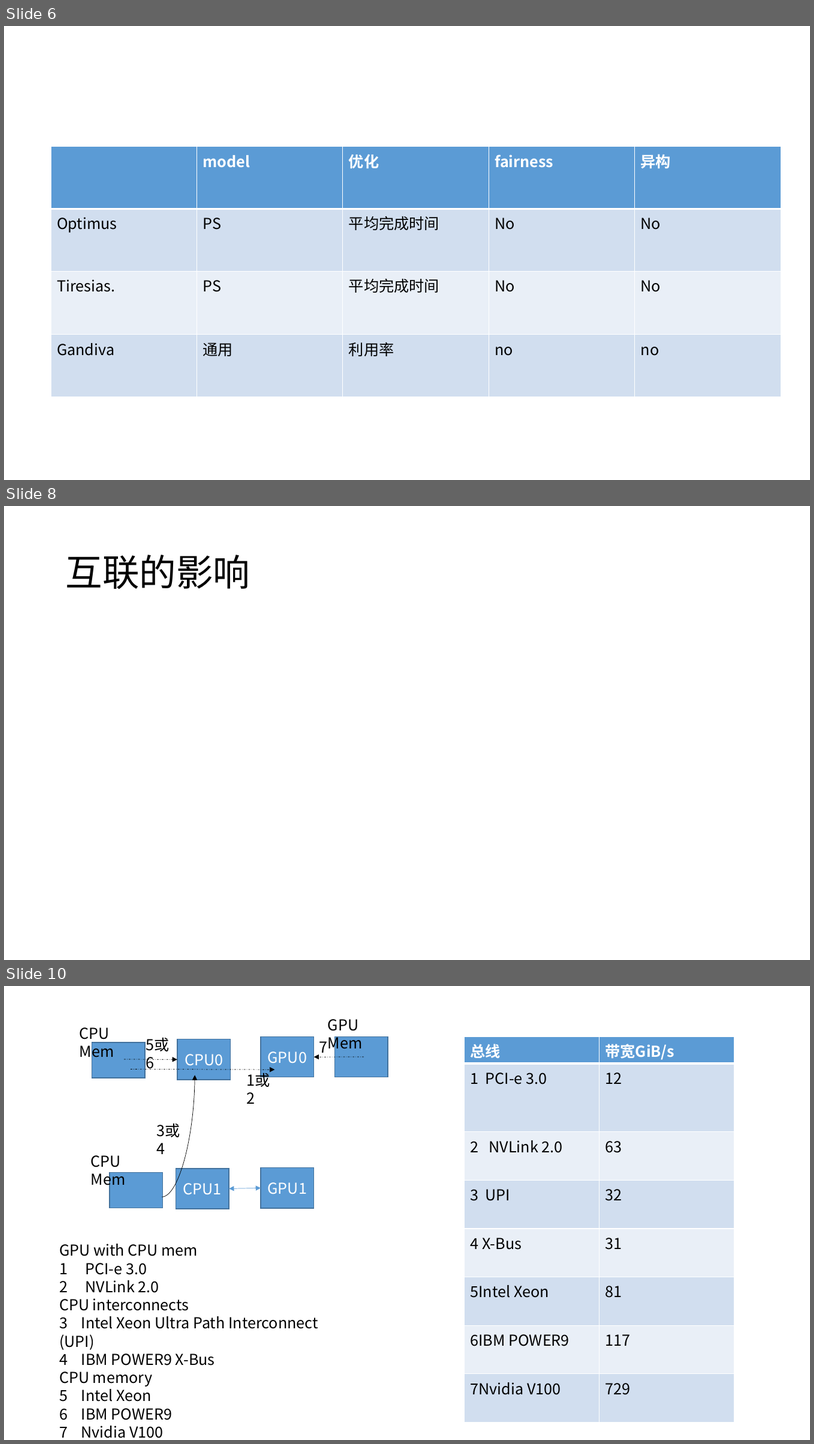
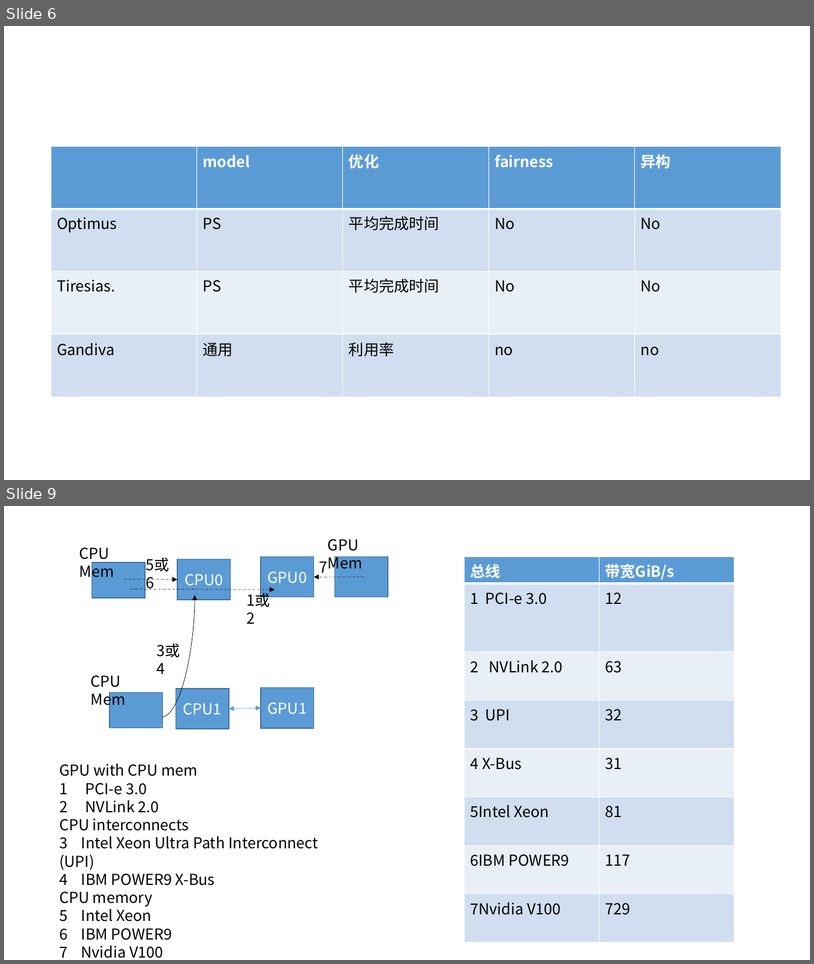
Before and after one commit to LukeLIN-web/distrubuted-ML-system, a slide deck: week report/8.18 report.pptx. Shown one above the other, each under a label of ours: slides 6, 8 and 10 before the commit, slides 6 and 9 after it; the slides between them are not shown. The pictures are 814x1444 and 814x964 pixels, drawn with LibreOffice and Linux fonts; fonts in the diff are those of the drawing. Boxes give left, top, right and bottom in pixels: in the first picture for what was removed or moved away, otherwise in the second. Text is boxed around its words. In the diff, an @@ line names an element or a change of style, - is before the commit and + after.

```diff
--- a/week report/8.18 report.pptx
+++ b/week report/8.18 report.pptx
@@ slide 8 removed at [4, 506, 810, 960], background #FFFFFF @@
@@ title removed at [65, 555, 250, 589] @@
-互联的影响
@@ what was slide 10 is now slide 9 @@
```
Also in this commit, not shown: 4 slides changed, 1 slide added, 1 other slide removed, 4 other files.
